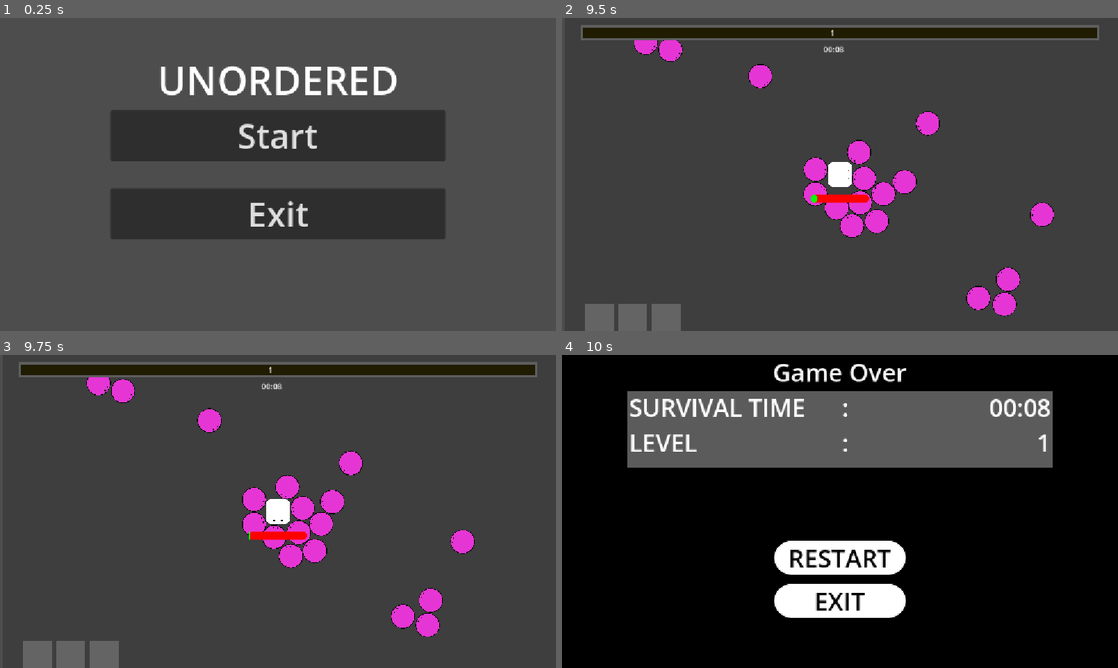
Above: before the commit, frames 1-4 (two rows, left to right).
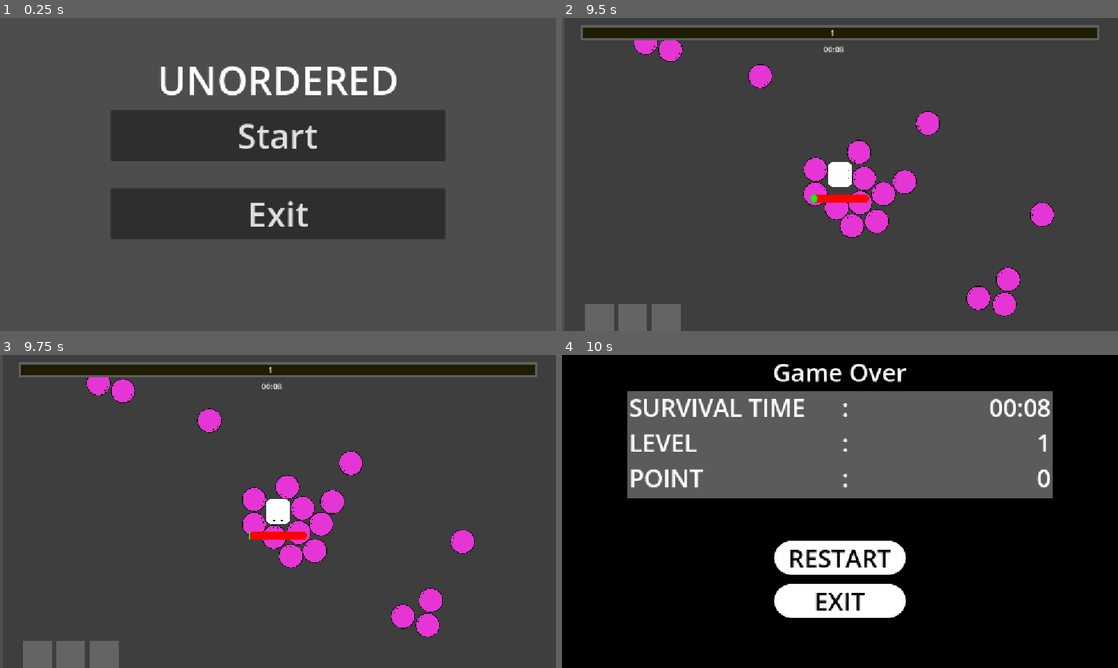
Above: after the commit, the same moments.

Repository: YamatoRyukyu/Unordered
Game: Godot game, scene res://Scenes/GameSequence/title.tscn
The game is run twice, just before and just after one commit, with the same random seed, the same clock (stepped at 60 frames per second) and the same inputs.
Inputs (mouse positions are in pixels of both pictures, inside the frame that each line leads up to):
- Up to frame 1 (0.25 s): no input
- Up to frame 2 (9.5 s): click "Start" at 0.5 s; click "START" at 1.25 s; tap Enter at 2 s; move the mouse to (962, 158) at 2.02 s; hold Right (move_right) 2.03-2.78 s; move the mouse to (728, 190) at 2.77 s; hold Down (move_down) 2.78-3.53 s; move the mouse to (895, 105) at 3.52 s; hold Right (move_right) 3.53-4.28 s; move the mouse to (812, 237) at 4.27 s; hold Up (move_up) 4.28-5.03 s; move the mouse to (1006, 221) at 5.02 s; hold Left (move_left) 5.03-6.53 s; move the mouse to (673, 127) at 5.77 s; move the mouse to (867, 174) at 6.52 s; hold Down (move_down) 6.53-7.28 s; move the mouse to (756, 96) at 7.27 s; hold Right (move_right) 7.28-8.03 s; move the mouse to (962, 158) at 8.02 s; hold Up (move_up) 8.03-8.78 s; move the mouse to (728, 190) at 8.77 s; hold Right (move_right) from 8.78 s (still down)
- Up to frame 3 (9.75 s): move the mouse to (333, 442) at 9.52 s; release Right (move_right) at 9.53 s; hold Down (move_down) from 9.53 s (still down)
- Up to frame 4 (10 s): keep holding Down (move_down)

Frames 1-3 are identical in both runs. In frame 4, 7.5% of the frame differs, in the area x 11-89%, y 36-46%.

Commit message:
[feature]Upgrade resource in result

Diff:
--- a/Datas/SaveData.gd
+++ b/Datas/SaveData.gd
@@ -1,6 +1,8 @@
 @tool
 extends Resource
 class_name SaveData
+
+@export var upgrade_resource: int =0
 
 @export var action_resources: Array[Dictionary] =[
 	{
--- a/Scenes/GameSequence/result.gd
+++ b/Scenes/GameSequence/result.gd
@@ -5,6 +5,7 @@
 
 var time_label: Label
 var level_label: Label
+var point_label: Label
 
 func _ready() -> void:
 	last_level = GameManager.last_level
@@ -12,6 +13,7 @@
 
 	time_label =%TimeValueLabel
 	level_label =%LevelValueLabel
+	point_label =%PointValueLabel
 
 	_value_set()
 
@@ -21,6 +23,10 @@
 	var second = time%60
 	time_label.text = str(minute).pad_zeros(2) + ":" + str(second).pad_zeros(2)
 
+	var point: int =last_level/10
+	point_label.text =str(point)
+	GameManager.save_res.upgrade_resource +=point
+
 
 func _on_exit_button_button_down() -> void:
 	get_tree().quit()
--- a/Scenes/GameSequence/result.tscn
+++ b/Scenes/GameSequence/result.tscn
@@ -66,7 +66,7 @@
 offset_left = 135.0
 offset_top = 74.0
 offset_right = -135.0
-offset_bottom = -415.0
+offset_bottom = -352.0
 grow_horizontal = 2
 grow_vertical = 2
 
@@ -163,6 +163,49 @@
 size_flags_horizontal = 3
 theme_override_font_sizes/font_size = 50
 text = "10"
+horizontal_alignment = 2
+
+[node name="PointLabel" type="HBoxContainer" parent="Control/ResultContainer"]
+custom_minimum_size = Vector2(0, 69)
+layout_mode = 2
+alignment = 1
+
+[node name="Control" type="Control" parent="Control/ResultContainer/PointLabel"]
+layout_mode = 2
+size_flags_horizontal = 3
+
+[node name="Text" type="Label" parent="Control/ResultContainer/PointLabel/Control"]
+layout_mode = 0
+offset_left = 4.0
+offset_right = 369.0
+offset_bottom = 69.0
+theme_override_font_sizes/font_size = 50
+text = "POINT"
+
+[node name="Control2" type="Control" parent="Control/ResultContainer/PointLabel"]
+layout_mode = 2
+size_flags_horizontal = 3
+
+[node name="Text2" type="Label" parent="Control/ResultContainer/PointLabel/Control2"]
+layout_mode = 0
+offset_left = 4.0
+offset_right = 18.0
+offset_bottom = 69.0
+theme_override_font_sizes/font_size = 50
+text = ":"
+
+[node name="Control3" type="Control" parent="Control/ResultContainer/PointLabel"]
+layout_mode = 2
+
+[node name="PointValueLabel" type="Label" parent="Control/ResultContainer/PointLabel/Control3"]
+unique_name_in_owner = true
+layout_mode = 0
+offset_left = -802.0
+offset_right = -4.0
+offset_bottom = 69.0
+size_flags_horizontal = 3
+theme_override_font_sizes/font_size = 50
+text = "1"
 horizontal_alignment = 2
 
 [node name="ColorRect" type="ColorRect" parent="Control"]
--- a/Scenes/UpgradeScreen/upgrade_screen.gd
+++ b/Scenes/UpgradeScreen/upgrade_screen.gd
@@ -4,8 +4,7 @@
 var save_data:SaveData
 
 func _ready() -> void:
-	var save_res_path =GameManager.save_res_path
-	save_data = load(save_res_path)
+	save_data = GameManager.save_res
 
 	upgrade_slots =$HBoxContainer
 	init_upgrade_options()
--- a/Scripts/PreparationActionSlot/deck_zone.gd
+++ b/Scripts/PreparationActionSlot/deck_zone.gd
@@ -9,7 +9,7 @@
 	deck =$HBoxContainer
 	option_scene =preload("res://Scenes/PrepareSlot/option.tscn")
 
-	var save_data =load(GameManager.save_res_path)
+	var save_data =GameManager.save_res
 	for action in save_data.action_resources:
 		if action["is_unlocked"]:
 			var resource = load(action["path"])
--- a/Scripts/Singletons/game_manager.gd
+++ b/Scripts/Singletons/game_manager.gd
@@ -6,17 +6,20 @@
 var game_over_scene: PackedScene = preload("res://Scenes/GameSequence/result.tscn")
 
 var save_res_path: String ="res://Datas/SaveData.tres"
+var save_res: SaveData
 
 var player_actions:Array[ActionData]
 @export var player_action_len: int
 
 var survive_time:int
 var last_level:int
+var resource:int
 
 func _ready() -> void:
 	player_action_len =3
 	survive_time =0
 	last_level =0
+	load_save_data()
 
 func load_prepare_scene():
 	get_tree().change_scene_to_packed(prepare_scene)
@@ -26,3 +29,6 @@
 
 func load_game_over_scene():
 	get_tree().change_scene_to_packed(game_over_scene)
+
+func load_save_data():
+	save_res =load(save_res_path)
